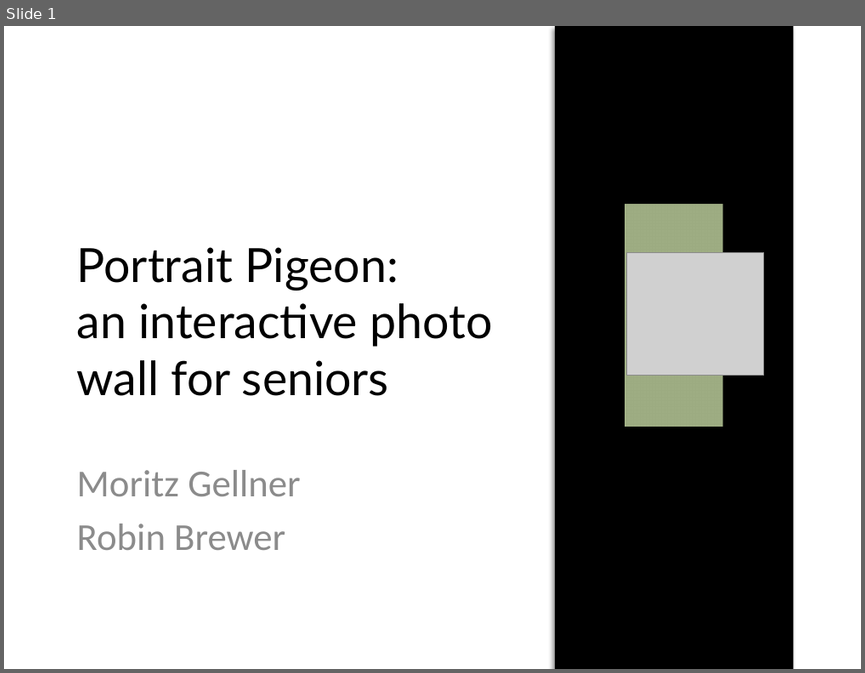
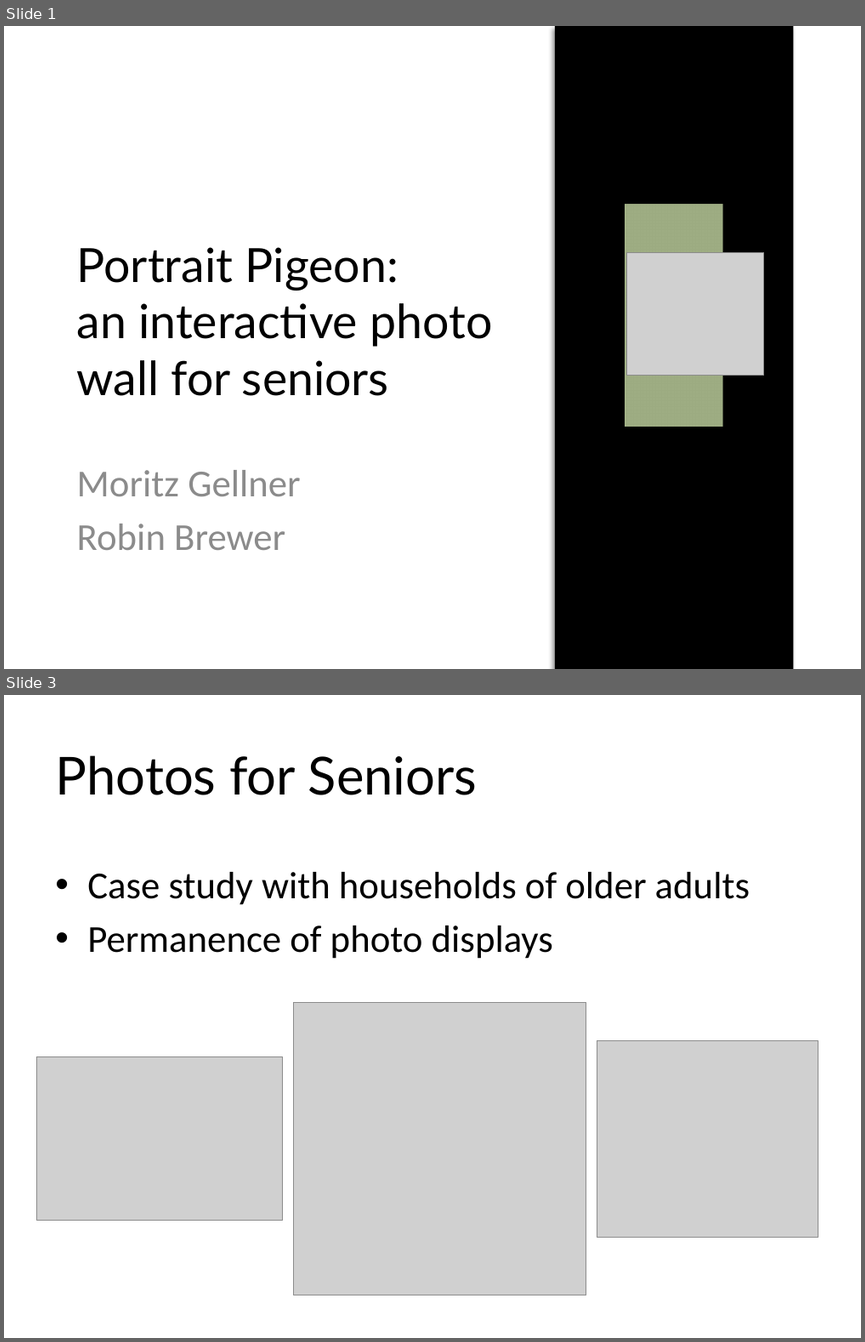
Before and after one commit to moritzg91/photo-wall, a slide deck: 525finalPres.pptx. Shown one above the other, each under a label of ours: slide 1 before the commit, slides 1 and 3 after it; the slides between them are not shown. The pictures are 865x673 and 865x1342 pixels, drawn with LibreOffice and Linux fonts; fonts in the diff are those of the drawing; grey boxes stand for pictures. Boxes give left, top, right and bottom in pixels: in the first picture for what was removed or moved away, otherwise in the second. Text is boxed around its words. In the diff, an @@ line names an element or a change of style, - is before the commit and + after.

```diff
--- a/525finalPres.pptx
+++ b/525finalPres.pptx
@@ slide 3 added at bbox=[4, 695, 861, 1338], background #FFFFFF @@
@@ title added at bbox=[55, 755, 477, 795], 44 pt, text #000000 @@
+Photos for Seniors
@@ text added at bbox=[87, 872, 749, 959], 32 pt, text #000000 @@
+• Case study with households of older adults
+• Permanence of photo displays
@@ picture added at bbox=[294, 1002, 586, 1295] @@
@@ picture added at bbox=[597, 1040, 818, 1236] @@
@@ picture added at bbox=[37, 1056, 283, 1220] @@
```
Also in this commit, not shown: 1 slide changed, 8 other slides added, 4 slides removed.
